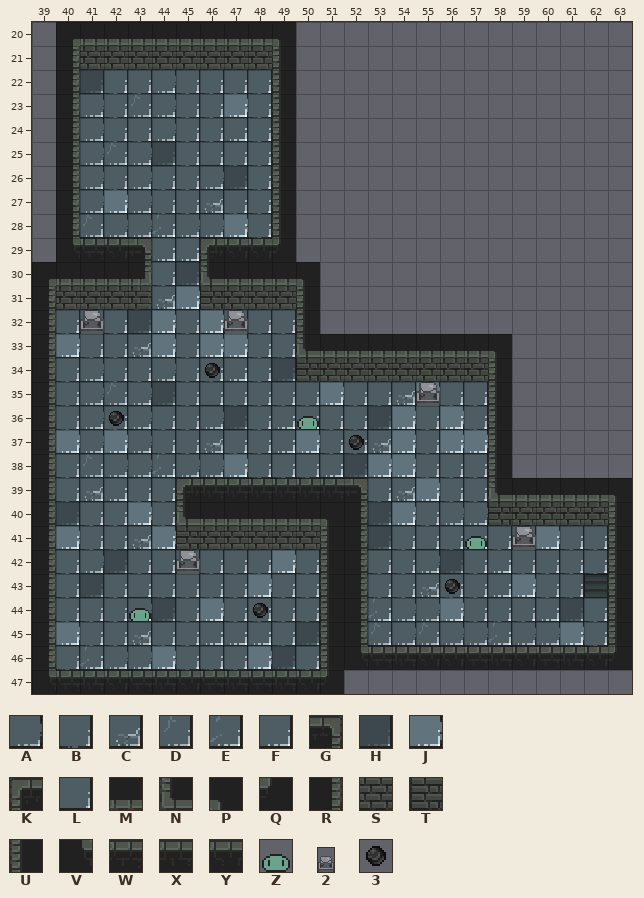
Tiled map: dist/assets/editor/Tiles/Ebene-01.1.tmx. The picture above was drawn from the file before the commit.
Cells are 16x16 px. Shown: x 39..63, y 20..47.
Key: from "Ebene1": A 0, B 1, C 3, D 4, E 5, F 6, G 7, H 8, J 9, K 10, L 11, M 14, N 15, P 16, Q 17, R 18, S 20, T 21, U 22, V 24, W 25, X 26, Y 27; from "Slime_idle-Sheet": Z 0; from "Small_LightPillar-Sheet": 2 0; from "Small_LightPillar_Sphere": 3 0.
_ is an empty cell, # one hidden under a higher layer.
Objects are placed by their top-left corner, in cells (3,4 is the top-left corner of cell 3,4); size is 1x1 cell unless given.
Layer "Ground" before, first column x 39:
34 _BABBABBFBH______
35 _BADAHBLBBBBJBBCJ
36 _BABABBAHBFBBBHJB
37 _JAJABBCBBFJBBCJB
38 _BDAAEAAJBBBFHJJB
39 _BCFBB________BCJ
40 _HBBJB________HJB
41 _JBBCJ________HBL
42 _BAHBLBBBBJB__BBA
43 _BHBLBBBBJBB__BBC
44 _BBBAHBJBBBB__EAA
45 _JBBCBBFFFBH__DAD
46 _BEAAJBBBJHB_____
47 _________________
Layer "Walls" before, first column x 39:
34 R__________#######
35 R_________________
36 R_________________
37 R_________________
38 R_________________
39 R_____KXXXXXXG____
40 R_____NMMMMMPR____
41 R_____######UR____
42 R___________UR____
43 R___________UR____
44 R___________UR____
45 R___________UR____
46 R___________UVWXYY
47 VWXYWXYWXWXYQ_____
Layer "SideWalls" before, first column x 39:
36 _________________
37 _________________
38 _________________
39 _________________
40 _________________
41 ______TSSSSS_____
42 _________________
43 _________________
44 _________________
45 _________________
46 _________________
47 _________________
Objects on layer "LightPillars" before:
2 at 47,31.5 size 1x1.5
2 at 41,31.5 size 1x1.5
2 at 55,34.5 size 1x1.5
2 at 59,40.5 size 1x1.5
2 at 45,41.5 size 1x1.5
Objects on layer "SmallSpheres" before:
3 at 46,34
3 at 42,36
3 at 52,37
3 at 56,43
3 at 48,44
Objects on layer "Slimes" before:
Z at 50,36
Z at 57,41
Z at 43,44
After:
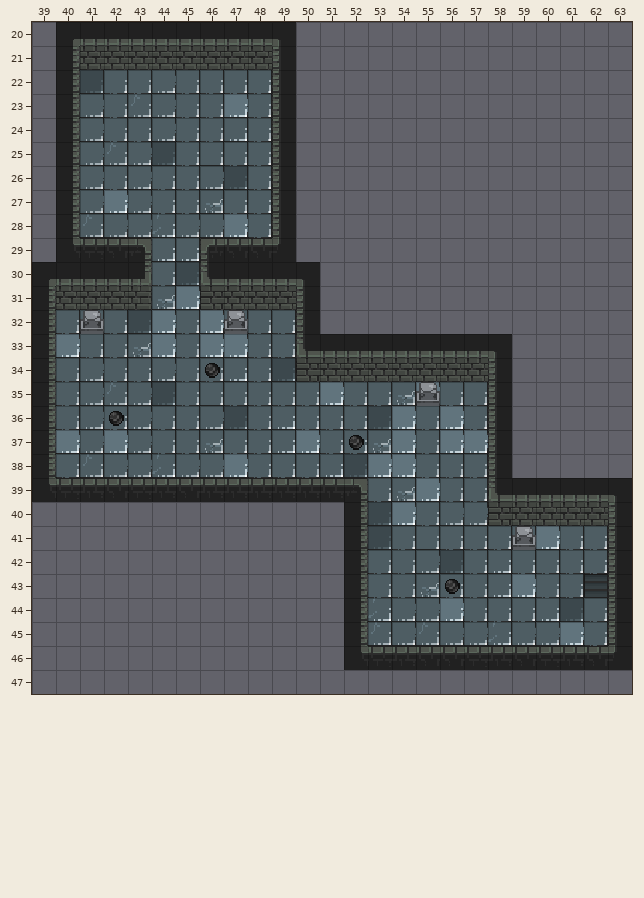
Changes in this commit:
Changed rows in their new state; . is an unchanged cell.
Layer "Ground":
first column x 40:
39 _____......
40 _____......
41 _____......
42 ___________
43 ___________
44 ___________
45 ___________
46 ___________
Layer "Walls":
first column x 39:
39 VWXYWXY......
40 _....._______
41 _....._______
42 _..........._
43 _..........._
44 _..........._
45 _..........._
46 _..........._
47 _____________
Layer "SideWalls":
first column x 45:
41 ______
Layer "LightPillars":
removed: 2 at 45,41.5 size 1x1.5
Layer "SmallSpheres":
removed: 3 at 48,44
Layer "Slimes":
removed: Z at 50,36
removed: Z at 57,41
removed: Z at 43,44
Boxes around the changes in both pictures, in picture pixels (x1, y1, x2, y2):
removed: (297, 416, 319, 430)
changed: (32, 478, 344, 694)
removed: (465, 536, 487, 550)
